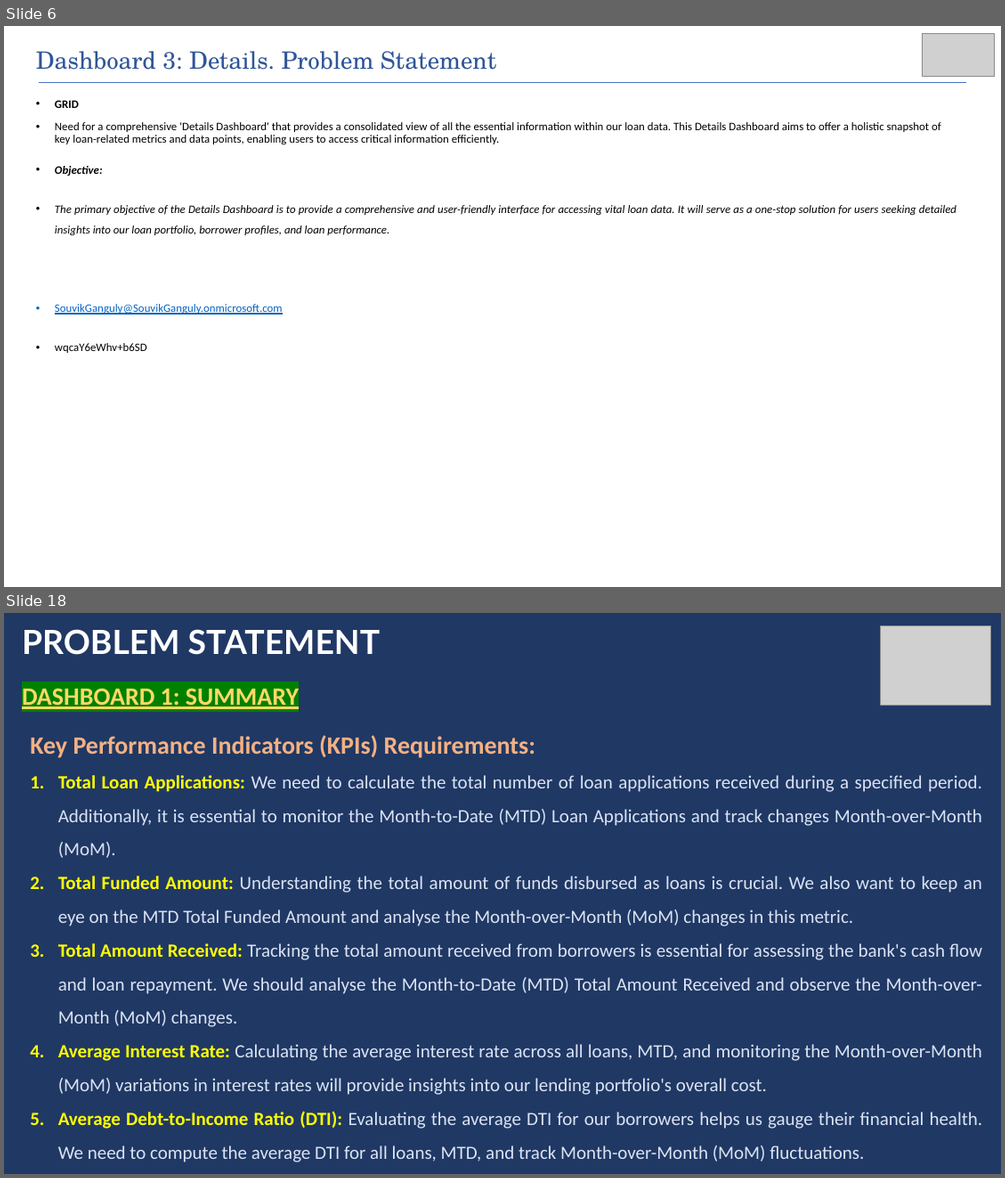
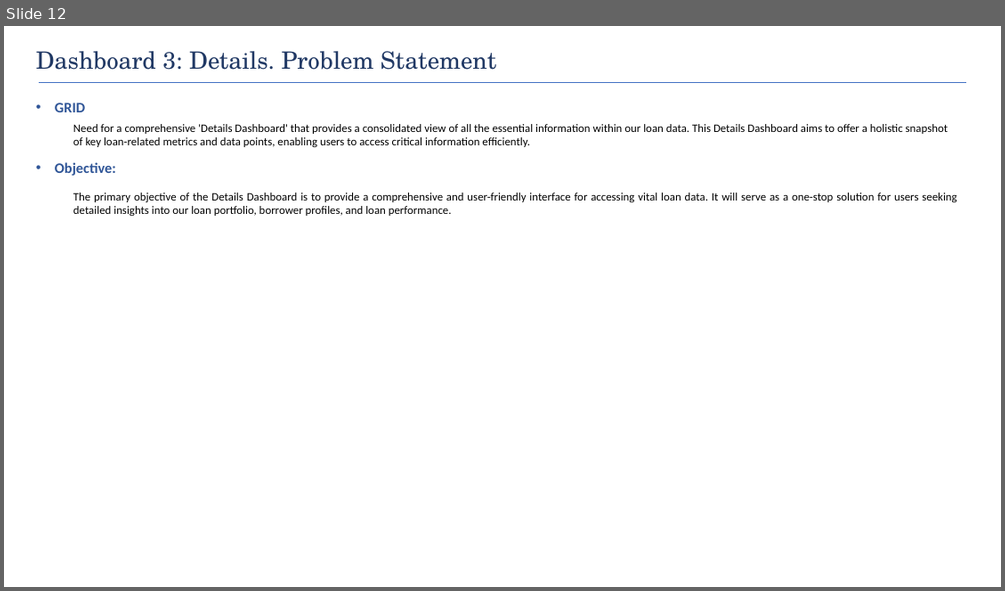
Before and after one commit to ds-souvik/Bank_Loan_Analysis_with_PowerBI_Dashboards, a slide deck: Loan Data Analysis and Dashboard Presentation.pptx. Shown one above the other, each under a label of ours: slides 6 and 18 before the commit, slide 12 after it; the slides between them are not shown. The pictures are 1005x1178 and 1005x591 pixels, drawn with LibreOffice and Linux fonts; fonts in the diff are those of the drawing; grey boxes stand for pictures. Boxes give left, top, right and bottom in pixels: in the first picture for what was removed or moved away, otherwise in the second. Text is boxed around its words. In the diff, an @@ line names an element or a change of style, - is before the commit and + after.

```diff
--- a/Loan Data Analysis and Dashboard Presentation.pptx
+++ b/Loan Data Analysis and Dashboard Presentation.pptx
@@ slide 18 removed at <box>4,613,1001,1174</box>, background #203864 @@
@@ text removed at <box>22,629,380,655</box> @@
-PROBLEM STATEMENT
@@ picture removed at <box>882,625,991,705</box> @@
@@ text removed at <box>22,688,299,709</box> @@
-DASHBOARD 1: SUMMARY
@@ text removed at <box>30,735,983,1162</box> @@
-Key Performance Indicators (KPIs) Requirements:
-1. Total Loan Applications: We need to calculate the total number of loan applications received during a specified period. Additionally, it is essential to monitor the Month-to-Date (MTD) Loan Applications and track changes Month-over-Month (MoM).
-2. Total Funded Amount: Understanding the total amount of funds disbursed as loans is crucial. We also want to keep an eye on the MTD Total Funded Amount and analyse the Month-over-Month (MoM) changes in this metric.
-3. Total Amount Received: Tracking the total amount received from borrowers is essential for assessing the bank's cash flow and loan repayment. We should analyse the Month-to-Date (MTD) Total Amount Received and observe the Month-over-Month (MoM) changes.
-4. Average Interest Rate: Calculating the average interest rate across all loans, MTD, and monitoring the Month-over-Month (MoM) variations in interest rates will provide insights into our lending portfolio's overall cost.
-5. Average Debt-to-Income Ratio (DTI): Evaluating the average DTI for our borrowers helps us gauge their financial health. We need to compute the average DTI for all loans, MTD, and track Month-over-Month (MoM) fluctuations.
@@ what was slide 6 is now slide 12 @@
@@ slide 12 changed as well @@
@@ text "Dashboard 3: Details. Problem Statement" at <box>36,51,496,70</box>: text colour #2F5597 to #203864 @@
@@ picture removed at <box>922,33,995,76</box> @@
@@ text "GRID" at <box>55,103,956,216</box>: size 11 to 14 pt, text colour #000000 to #2F5597 in "GRID", "Objective:"; italic off in "Objective:", "The primary objective of the Details Dashboard ..."; line spacing 0.9 to 1; bullet • to none; list level 1 to 2 in "Need for a comprehensive 'Details ..."; line spacing 1.5 to 1; list level 1 to 2 in "The primary objective of the ..." @@
@@ text at <box>55,304,283,353</box>: paragraphs removed @@
-• SouvikGanguly@SouvikGanguly.onmicrosoft.com
-• wqcaY6eWhv+b6SD
```
Also in this commit, not shown: 5 other slides changed, 11 slides added, 17 other slides removed, 1 other file.
